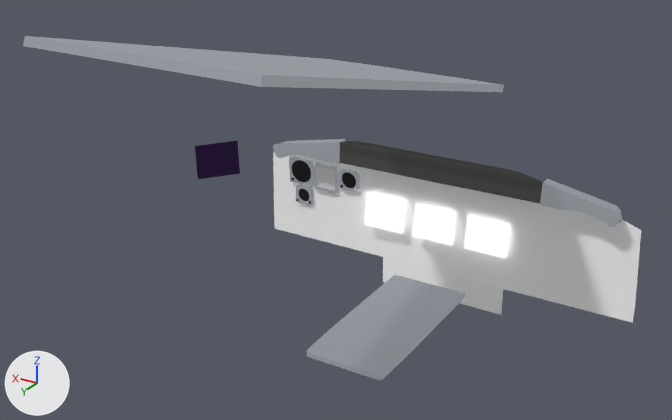
Two versions of the glTF model PackageSources/SimObjects/Airplanes/idle-aviation-b737-200adv/model/interior_v1.gltf, one commit apart.
Camera for both pictures: a camera (50 mm lens) standing at (-1.62, -10.13, 3.1) and looking at (0.0, -12.82, 1.76). The lights are fixed; the arrows at lower left show +X, +Y and +Z. Where no turn or scale is listed for an object, it has been applied to the vertices.

In view in the first picture: 'Backplane', 'MCP', 'MCP_Sides', 'Overhead', 'Pedestal', 'Plane', 'Screens', 'cpt_airspeed', 'cpt_altimeter_face', 'cpt_pfd_frame'.
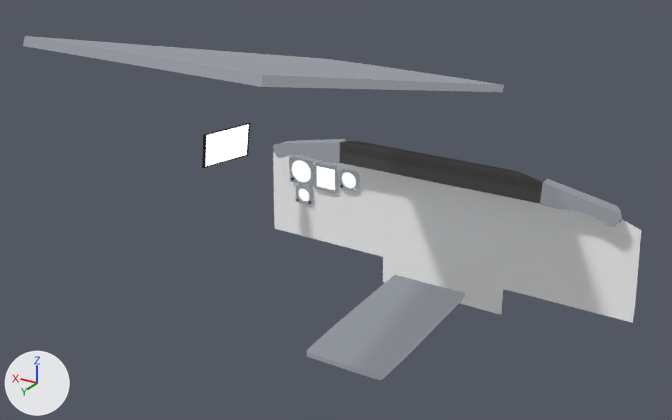
Boxes (x1, y1, x2, y2) around the edits, measured in the pictures (672 x 420 px):
'Screens', deleted: before (365, 192, 511, 258)
    faces in mat_screen_3 (white #ffffff): (464, 215, 511, 258)
    faces in mat_screen_2 (white #ffffff): (413, 203, 456, 246)
    faces in mat_screen_1 (white #ffffff): (365, 192, 405, 233)
'Plane', deleted: before (195, 141, 240, 179)
'EFBSCREEN', added: after (205, 124, 249, 167)
'cpt_pfd_frame', surface changed: (313, 163, 338, 193) in both
'cpt_airspeed', surface changed (black to white): (289, 157, 314, 186) in both
'EFB', added: after (202, 123, 250, 168)
'cpt_altimeter_face', recoloured (black to white): (342, 172, 356, 188) in both

Diff of the bpy script that builds the scene:
```diff
--- a/PackageSources/SimObjects/Airplanes/idle-aviation-b737-200adv/model/interior_v1.gltf.py
+++ b/PackageSources/SimObjects/Airplanes/idle-aviation-b737-200adv/model/interior_v1.gltf.py
@@ mat_cpt_airspeed @@
 mat_cpt_airspeed.base_color = (0.0, 0.0, 0.0)  # black #000000
+mat_cpt_airspeed.emission_strength = 1.0
@@ mat_cpt_pfd @@
 mat_cpt_pfd.base_color = (0.8, 0.8, 0.8)  # white #e7e7e7
+mat_cpt_pfd.emission_strength = 1.0
@@ mat_cpt_altimeter_1 @@
+mat_cpt_altimeter_1 = principled_material('CPT_ALTIMETER')
+mat_cpt_altimeter_1.base_color = (0.0, 0.0, 0.0)  # black #000000
+mat_cpt_altimeter_1.roughness = 0.15
+mat_cpt_altimeter_1.emission_strength = 1.0
@@ mat_efb_screen @@
+mat_efb_screen = principled_material('EFB_SCREEN')
+mat_efb_screen.base_color = (0.8, 0.8, 0.8)  # white #e7e7e7
+mat_efb_screen.emission_strength = 1.0
@@ mat_efb_base @@
+mat_efb_base = principled_material('efb_base')
+mat_efb_base.base_color = (0.0, 0.0, 0.0)  # black #000000
+mat_efb_base.metallic = 0.753
+mat_efb_base.roughness = 0.195
@@ me_plane_007 @@
 me_plane_007.from_pydata(...)  # 32 vertices, 30 faces; spans x -0.0411..0.0428, y -0.0012..0.0013, z -0.0397..0.0442
-me_plane_007.materials.append(mat_cpt_altimeter)  # black #000000
+me_plane_007.materials.append(mat_cpt_altimeter_1)  # black #000000
@@ me_plane_004 @@
+me_plane_004.from_pydata([(-0.025, -0.116, -0.079), (-0.055, -0.1, 0.085), (0.025, 0.116, 0.079), (0.055, 0.1, -0.085)], [], [(0, 1, 2), (0, 2, 3)])
+me_plane_004.materials.append(mat_efb_screen)  # white #e7e7e7
@@ me_cube_005 @@
+me_cube_005.from_pydata(...)  # 16 vertices, 26 faces; spans x -0.063..0.063, y -0.127..0.127, z -0.089..0.089
+me_cube_005.materials.append(mat_efb_base)  # black #000000
@@ ob_screens @@
-ob_screens = bpy.data.objects.new('Screens', me_x0_screens)
-ob_screens.location = (-0.011, -13.7, 1.371)
@@ ob_plane @@
-ob_plane = bpy.data.objects.new('Plane', me_plane_001)
-ob_plane.location = (0.958, -13.352, 1.602)
@@ ob_efbscreen @@
+ob_efbscreen = bpy.data.objects.new('EFBSCREEN', me_plane_004)
+ob_efbscreen.location = (0.936, -13.4, 1.664)
@@ ob_efb @@
+ob_efb = bpy.data.objects.new('EFB', me_cube_005)
+ob_efb.location = (0.937, -13.395, 1.665)
```
